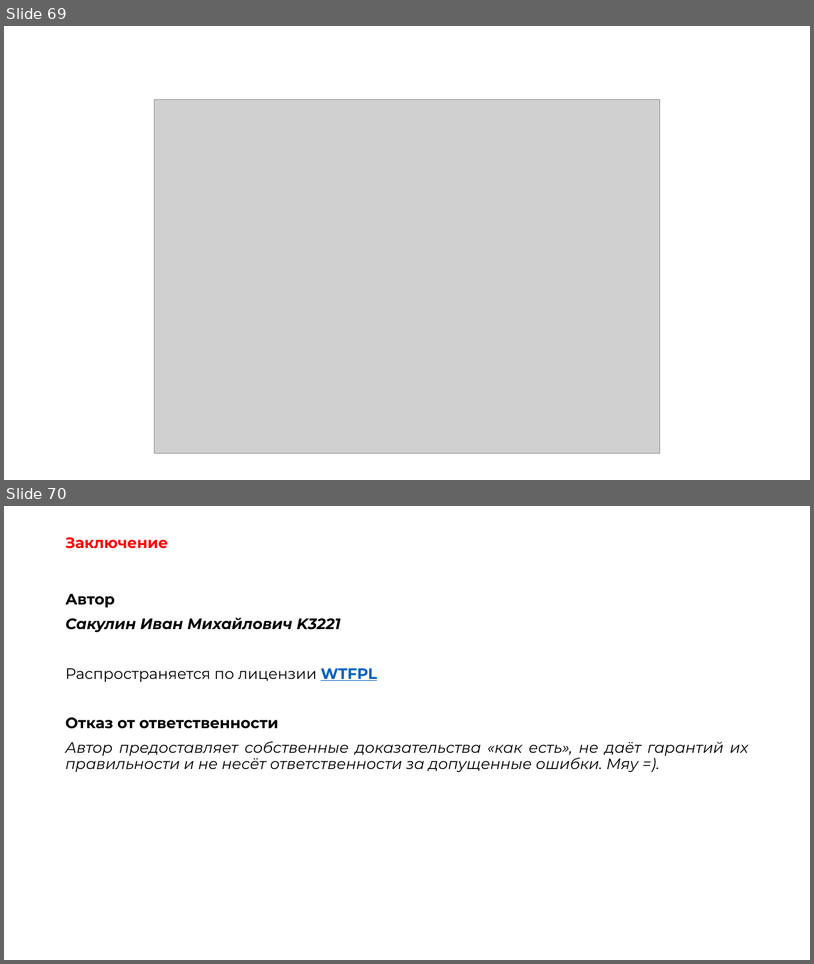
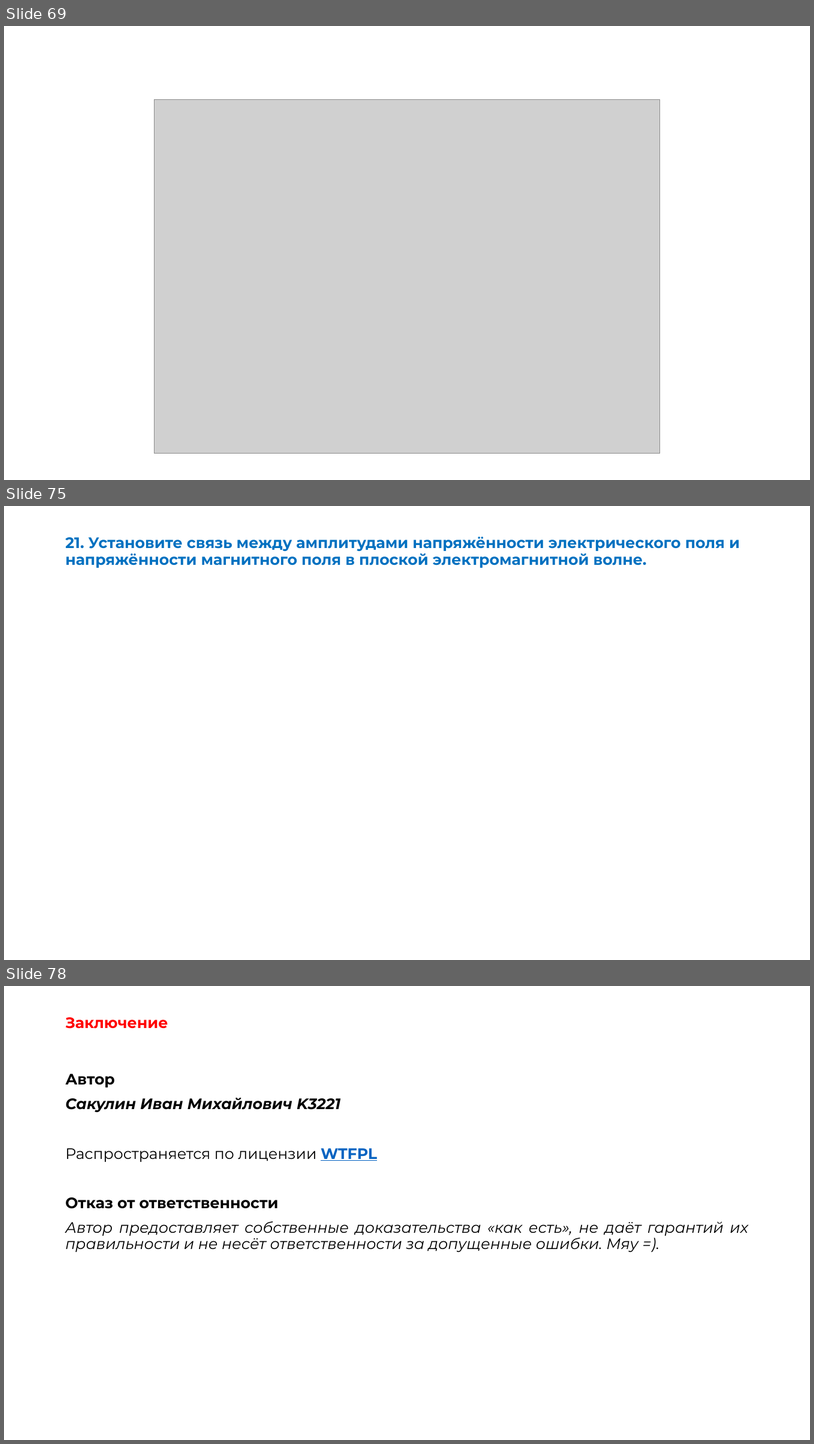
Before and after one commit to OneTwoZzzPlus/ITMO.STUDY, a slide deck: 2-3_PHYSICS/exam-EMP.pptx. Shown one above the other, each under a label of ours: slides 69 and 70 before the commit, slides 69, 75 and 78 after it; the slides between them are not shown. The pictures are 814x964 and 814x1444 pixels, drawn with LibreOffice and Linux fonts; fonts in the diff are those of the drawing; grey boxes stand for pictures. Boxes give left, top, right and bottom in pixels: in the first picture for what was removed or moved away, otherwise in the second. Text is boxed around its words. In the diff, an @@ line names an element or a change of style, - is before the commit and + after.

```diff
--- a/2-3_PHYSICS/exam-EMP.pptx
+++ b/2-3_PHYSICS/exam-EMP.pptx
@@ slide 75 added at [4, 506, 810, 960], background #FFFFFF @@
@@ title added at [65, 537, 740, 568], 18 pt, text #0070C0, bold @@
+21. Установите связь между амплитудами напряжённости электрического поля и напряжённости магнитного поля в плоской электромагнитной волне.
@@ what was slide 70 is now slide 78 @@
```
Also in this commit, not shown: 7 other slides added, 2 other files.
